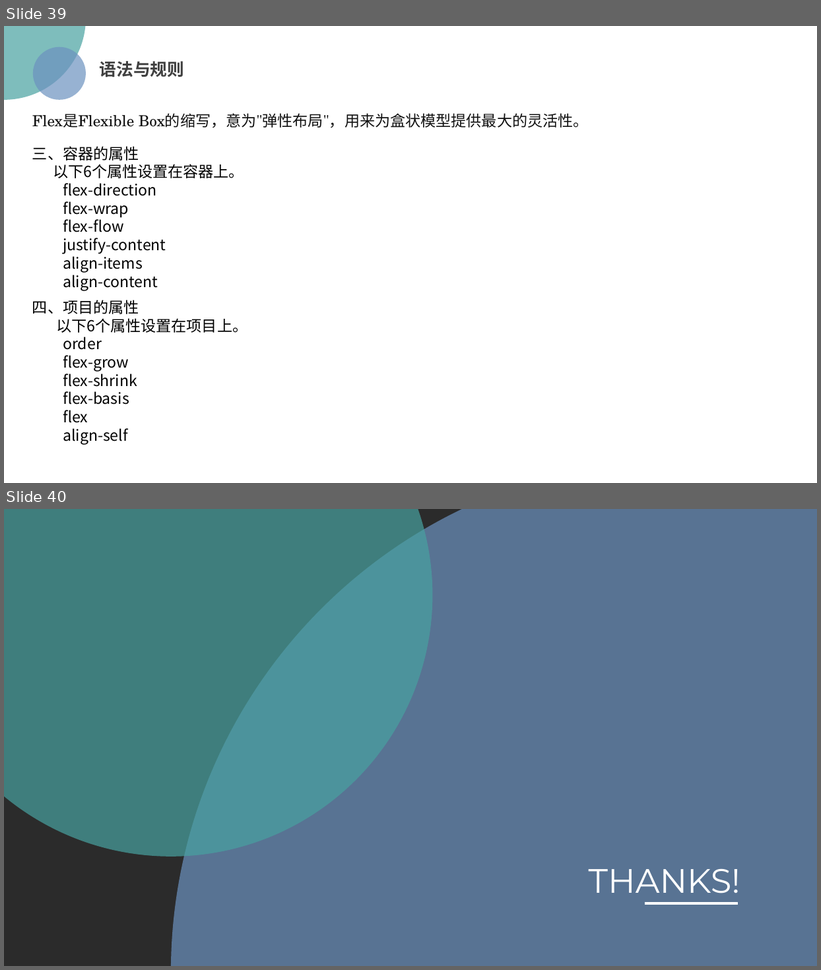
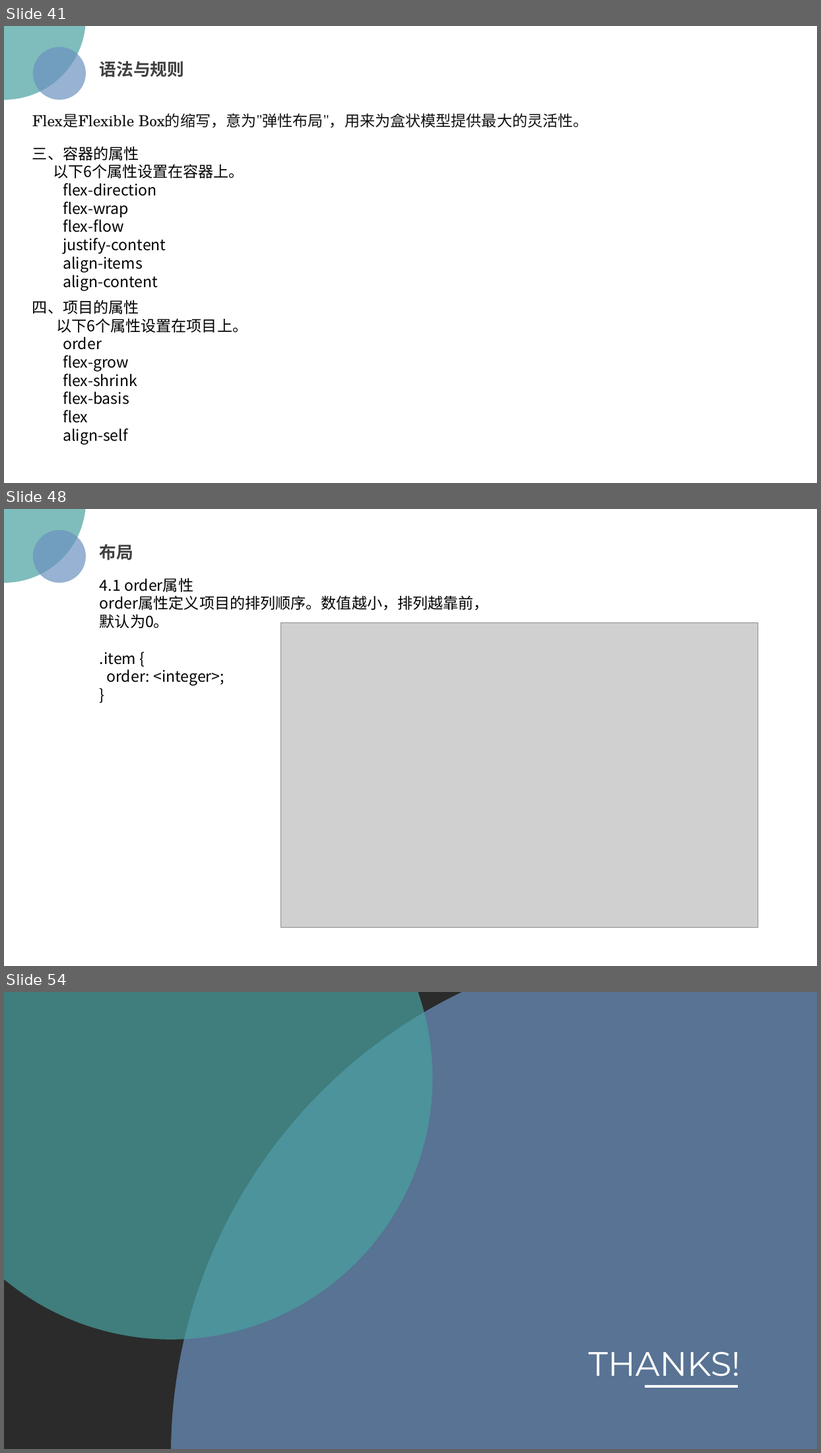
Before and after one commit to chutou/cssDemo, a slide deck: css 趣味之旅.pptx. Shown one above the other, each under a label of ours: slides 39 and 40 before the commit, slides 41, 48 and 54 after it; the slides between them are not shown. The pictures are 821x970 and 821x1453 pixels, drawn with LibreOffice and Linux fonts; fonts in the diff are those of the drawing; grey boxes stand for pictures; background and template pictures are left out; a plain dark background stands for a picture behind light text. Boxes give left, top, right and bottom in pixels: in the first picture for what was removed or moved away, otherwise in the second. Text is boxed around its words. In the diff, an @@ line names an element or a change of style, - is before the commit and + after.

```diff
--- a/css 趣味之旅.pptx
+++ b/css 趣味之旅.pptx
@@ slide 48 added at <box>4,509,817,966</box>, background picture (left out) @@
@@ ellipse added at <box>4,509,86,583</box>, fill #48A2A0 at 70% opacity @@
@@ ellipse added at <box>32,529,86,583</box>, fill #6C92C0 at 70% opacity @@
@@ text added at <box>100,544,133,560</box>, 20 pt, text #404040, bold @@
+布局
@@ text added at <box>100,578,489,686</box>, 18 pt, text #000000 @@
+4.1 order属性
+order属性定义项目的排列顺序。数值越小，排列越靠前，默认为0。
+.item {
+order: <integer>;
+}
@@ picture added at <box>281,623,758,927</box> @@
@@ what was slide 39 is now slide 41 @@
@@ what was slide 40 is now slide 54 @@
```
Also in this commit, not shown: 3 slides changed, 13 other slides added, 11 other files.
